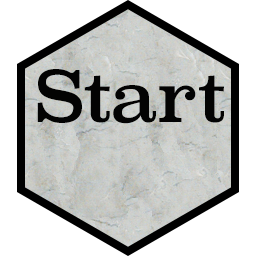
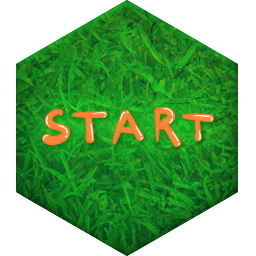
Before/after of a 256 x 256 layered artwork. What changed in the layer stack:
removed layer "Start" over [37, 69, 224, 124]
removed layer "Layer 1" over [17, 0, 239, 256]
added group "Group 1" with 2 layers above "Group 2" over [42, 107, 214, 147]
added layer "Vector Smart Object" (1st of 3, in "Group 1") in group "Group 1" over [42, 107, 214, 147]
added group "Group 2" with 6 layers above "Polygon 1" over [16, 0, 238, 256]
added layer "grass_texture237_ copy 2" (multiply, 18%) in group "Group 2" over [16, 0, 238, 256]
added layer "grass_texture237_ copy" (overlay, 46%) in group "Group 2" over [16, 0, 238, 256]
added layer "Vector Smart Object" (3rd of 3, in "Group 2") in group "Group 2" over [16, 0, 238, 256]
